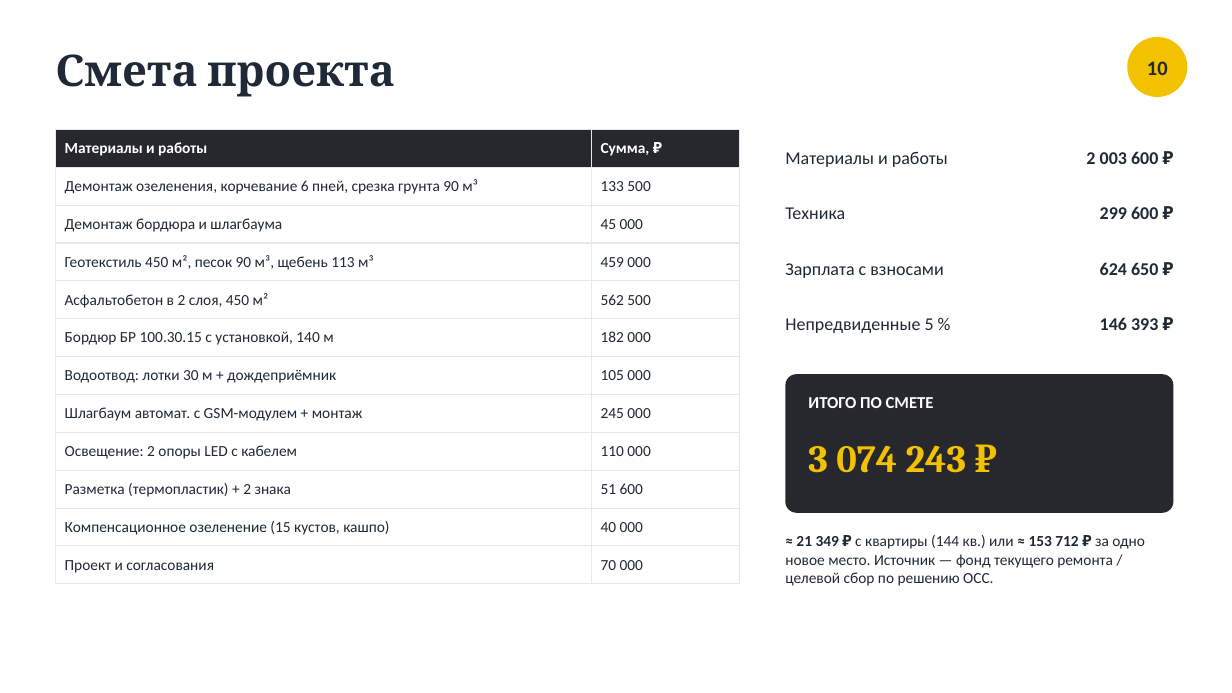
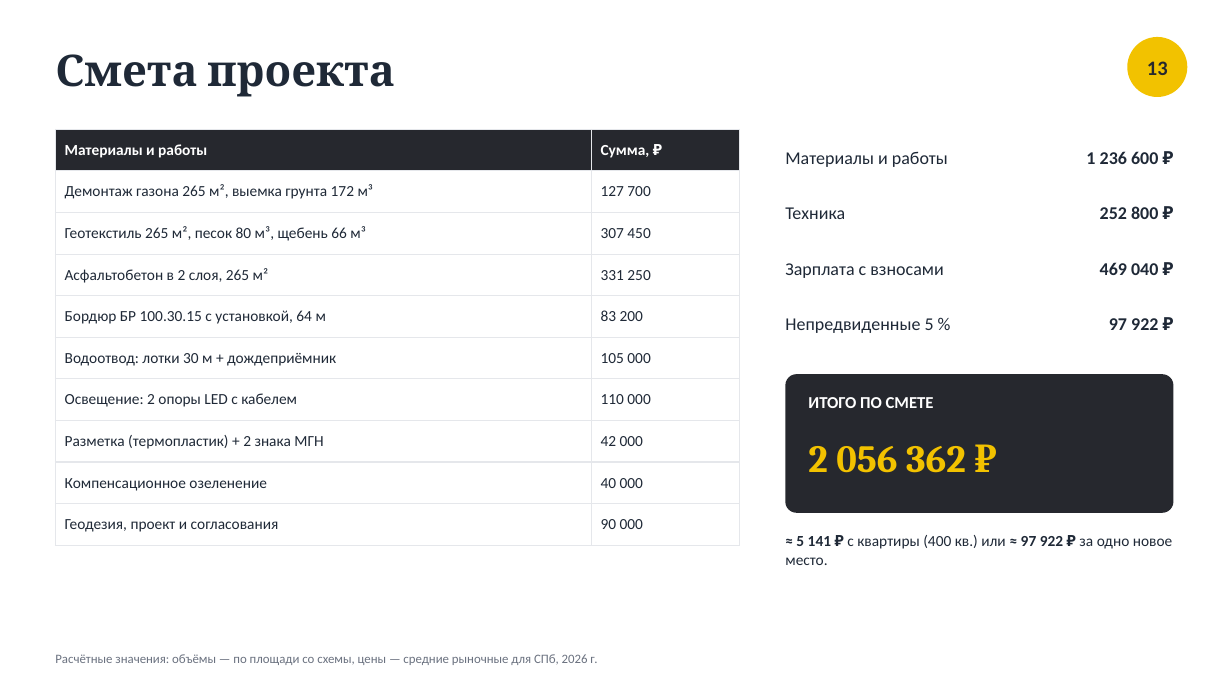
Before and after one commit to shortisshow-prog/mirigrushek, a slide deck: slide 13 of parking/Парковка_Нахимова_20.pptx (slide 10 before the commit). Drawn at 1232x693 pixels with LibreOffice and Linux fonts; fonts in the diff are those of the drawing. Boxes give left, top, right and bottom in pixels: in the first picture for what was removed or moved away, otherwise in the second. Text is boxed around its words. In the diff, an @@ line names an element or a change of style, - is before the commit and + after.

```diff
--- a/parking/Парковка_Нахимова_20.pptx
+++ b/parking/Парковка_Нахимова_20.pptx
@@ text at (1147, 61, 1168, 75): text changed @@
-10
+13
@@ table at (55, 129, 739, 536) @@
-row 2: Демонтаж озеленения, корчевание 6 пней, срезка грунта 90 м³ | 133 500
-row 3: Демонтаж бордюра и шлагбаума | 45 000
-row 4: Геотекстиль 450 м², песок 90 м³, щебень 113 м³ | 459 000
-row 5: Асфальтобетон в 2 слоя, 450 м² | 562 500
-row 6: Бордюр БР 100.30.15 с установкой, 140 м | 182 000
+row 2: Демонтаж газона 265 м², выемка грунта 172 м³ | 127 700
+row 3: Геотекстиль 265 м², песок 80 м³, щебень 66 м³ | 307 450
+row 4: Асфальтобетон в 2 слоя, 265 м² | 331 250
+row 5: Бордюр БР 100.30.15 с установкой, 64 м | 83 200
-row 8: Шлагбаум автомат. с GSM-модулем + монтаж | 245 000
-row 8, column 1: Разметка (термопластик) + 2 знака
+row 8, column 1: Разметка (термопластик) + 2 знака МГН
-row 8, column 2: 51 600
+row 8, column 2: 42 000
-row 9, column 1: Компенсационное озеленение (15 кустов, кашпо)
+row 9, column 1: Компенсационное озеленение
-row 10, column 1: Проект и согласования
+row 10, column 1: Геодезия, проект и согласования
-row 10, column 2: 70 000
+row 10, column 2: 90 000
@@ text at (1086, 151, 1158, 164): text changed @@
-2 003 600 ₽
+1 236 600 ₽
@@ text at (1100, 206, 1158, 219): text changed @@
-299 600 ₽
+252 800 ₽
@@ text at (1100, 262, 1158, 275): text changed @@
-624 650 ₽
+469 040 ₽
@@ text at (1109, 318, 1158, 330): text changed @@
-146 393 ₽
+97 922 ₽
@@ text at (808, 446, 966, 473): text changed @@
-3 074 243 ₽
+2 056 362 ₽
@@ text at (785, 535, 1172, 565): text changed @@
-≈ 21 349 ₽ с квартиры (144 кв.) или ≈ 153 712 ₽ за одно новое место. Источник — фонд текущего ремонта / целевой сбор по решению ОСС.
+≈ 5 141 ₽ с квартиры (400 кв.) или ≈ 97 922 ₽ за одно новое место.
@@ text added at (55, 654, 597, 665), 10 pt, text #6B7280 @@
+Расчётные значения: объёмы — по площади со схемы, цены — средние рыночные для СПб, 2026 г.
```
Also in this commit, not shown: 7 other slides changed, 7 slides added, 4 slides removed, 13 other files.
